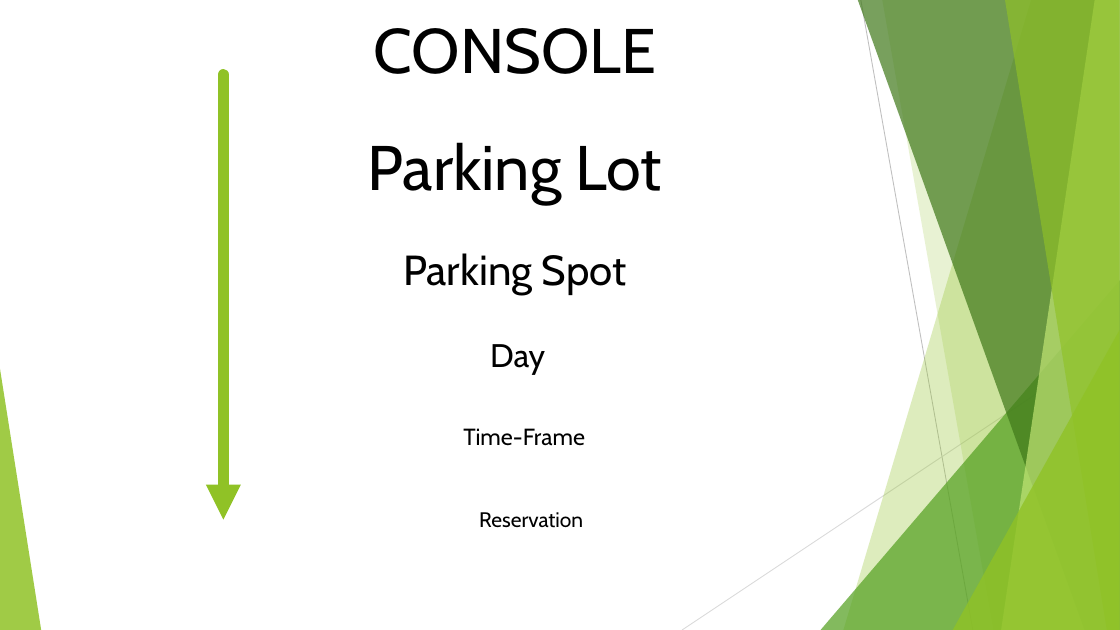
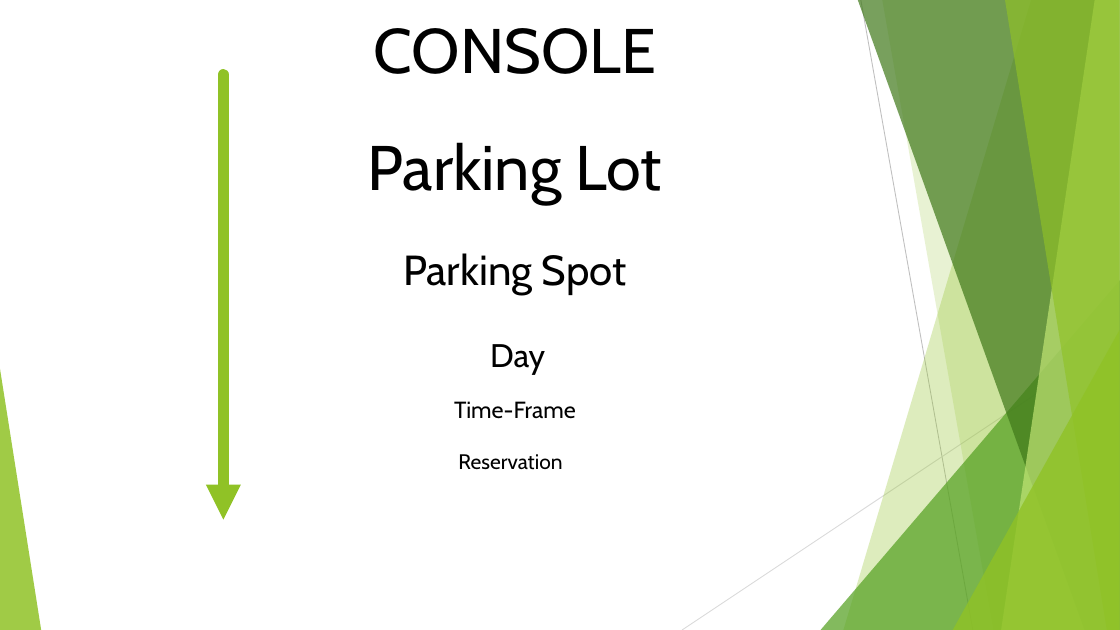
Before and after one commit to computerscience380/csc380hw2, a slide deck: slide 4 of Presentation.pptx (slide 3 before the commit). Drawn at 1120x630 pixels with LibreOffice and Linux fonts; fonts in the diff are those of the drawing. Boxes give left, top, right and bottom in pixels: in the first picture for what was removed or moved away, otherwise in the second. Text is boxed around its words. In the diff, an @@ line names an element or a change of style, - is before the commit and + after.

```diff
--- a/Presentation.pptx
+++ b/Presentation.pptx
@@ text "Time-Frame" moved from (x1=463, y1=428, x2=585, y2=446) to (x1=454, y1=401, x2=576, y2=419) @@
@@ text "Reservation" moved from (x1=479, y1=512, x2=583, y2=528) to (x1=458, y1=454, x2=562, y2=470) @@
```
Also in this commit, not shown: 1 other slide changed.
